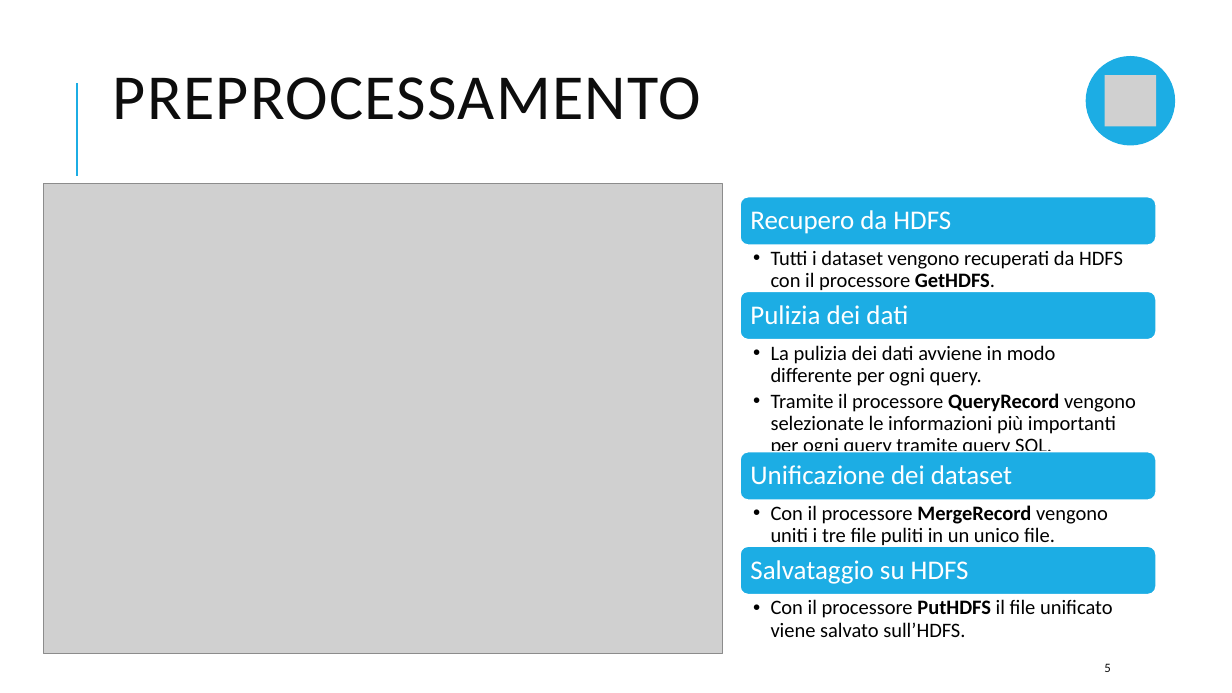
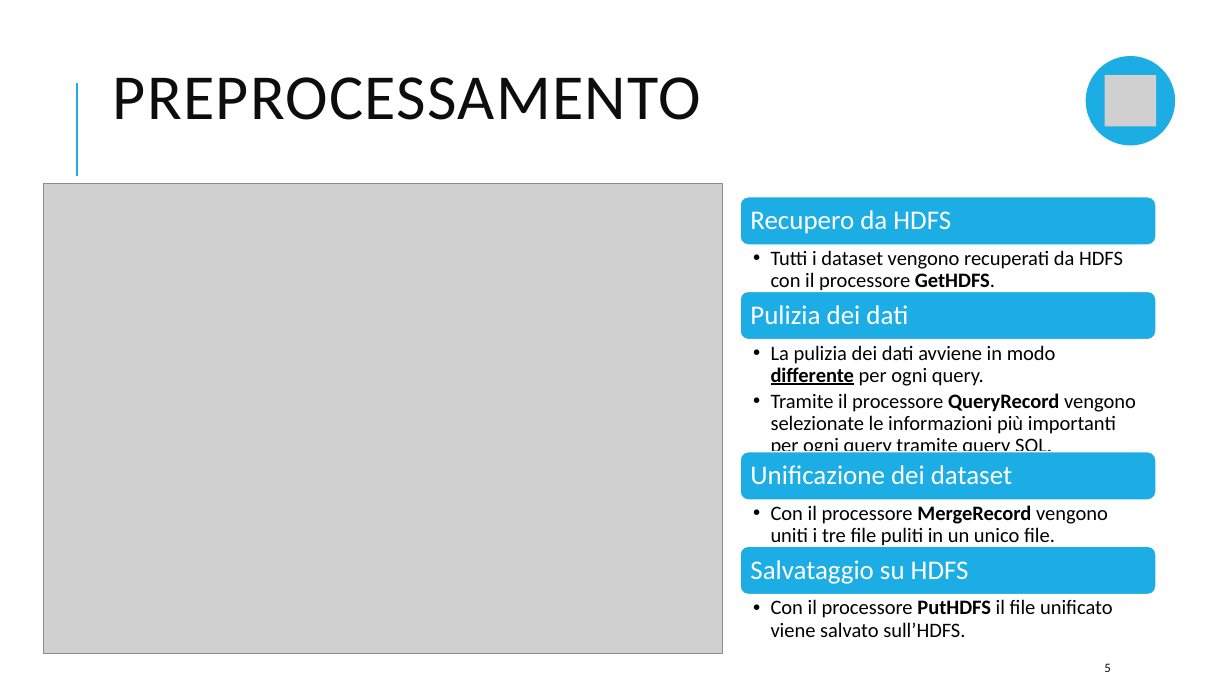
Before and after one commit to Diana0422/SABD-project1, a slide deck: slide 5 of Reports/SABD-presentazione1.pptx. Drawn at 1232x693 pixels with LibreOffice and Linux fonts; fonts in the diff are those of the drawing; grey boxes stand for pictures. Boxes give left, top, right and bottom in pixels: in the first picture for what was removed or moved away, otherwise in the second. Text is boxed around its words. In the diff, an @@ line names an element or a change of style, - is before the commit and + after.

```diff
--- a/Reports/SABD-presentazione1.pptx
+++ b/Reports/SABD-presentazione1.pptx
@@ text at <box>771,345,1056,386</box>: bold on, underline on in "differente" @@
```
Also in this commit, not shown: 7 other slides changed, 3 slides added, 1 slide removed, 1 other file.
